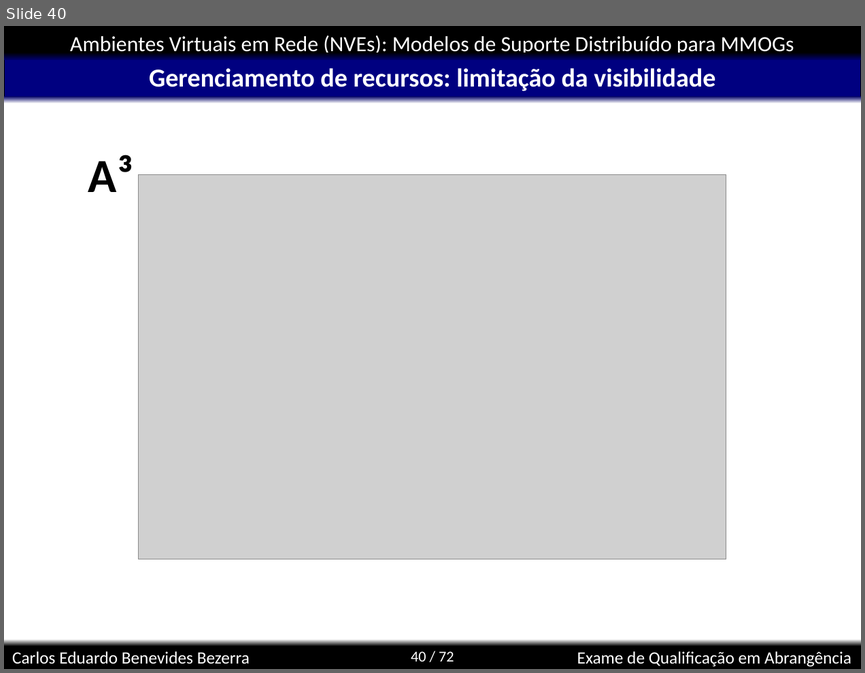
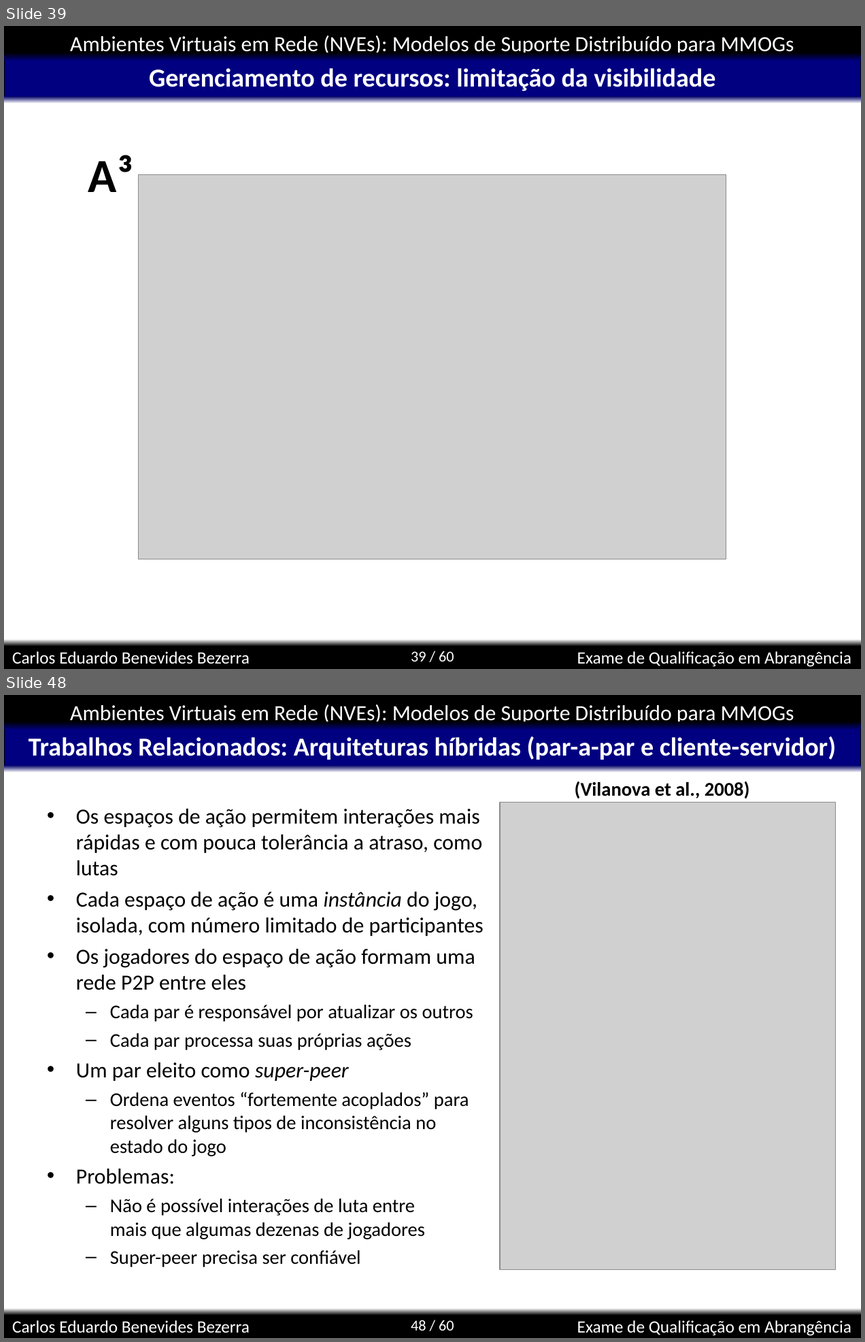
Before and after one commit to kdubezerra/kdubezerra, a slide deck: disciplinas/cmp600/app.ppt. Shown one above the other, each under a label of ours: slide 40 before the commit, slides 39 and 48 after it; the slides between them are not shown. The pictures are 865x673 and 865x1342 pixels, drawn with LibreOffice and Linux fonts; fonts in the diff are those of the drawing; grey boxes stand for pictures; background and template pictures are left out. Boxes give left, top, right and bottom in pixels: in the first picture for what was removed or moved away, otherwise in the second. Text is boxed around its words. In the diff, an @@ line names an element or a change of style, - is before the commit and + after.

```diff
--- a/disciplinas/cmp600/app.ppt
+++ b/disciplinas/cmp600/app.ppt
@@ slide 48 added at bbox=[4, 695, 861, 1338], background #FFFFFF; not listed: 8 template elements that a slide beside it also shows @@
@@ title added at bbox=[28, 736, 836, 760], 24 pt, text #FFFFFF, bold @@
+Trabalhos Relacionados: Arquiteturas híbridas (par-a-par e cliente-servidor)
@@ text added at bbox=[575, 781, 750, 798], 18 pt, text #000000, bold @@
+(Vilanova et al., 2008)
@@ text added at bbox=[76, 809, 483, 1267], 18 pt, text #000000 @@
+• Os espaços de ação permitem interações mais rápidas e com pouca tolerância a atraso, como lutas
+• Cada espaço de ação é uma instância do jogo, isolada, com número limitado de participantes
+• Os jogadores do espaço de ação formam uma rede P2P entre eles
+  – Cada par é responsável por atualizar os outros
+  – Cada par processa suas próprias ações
+• Um par eleito como super-peer
+  – Ordena eventos “fortemente acoplados” para resolver alguns tipos de inconsistência no estado do jogo
+• Problemas:
+  – Não é possível interações de luta entre
+    mais que algumas dezenas de jogadores
+  – Super-peer precisa ser confiável
@@ picture added at bbox=[500, 802, 836, 1270] @@
@@ what was slide 40 is now slide 39 @@
@@ page number at bbox=[411, 651, 454, 661]: text changed @@
-40 / 72
+39 / 60
```
Also in this commit, not shown: 5 slides changed, 20 other slides added, 1 slide removed, 1 other file.
